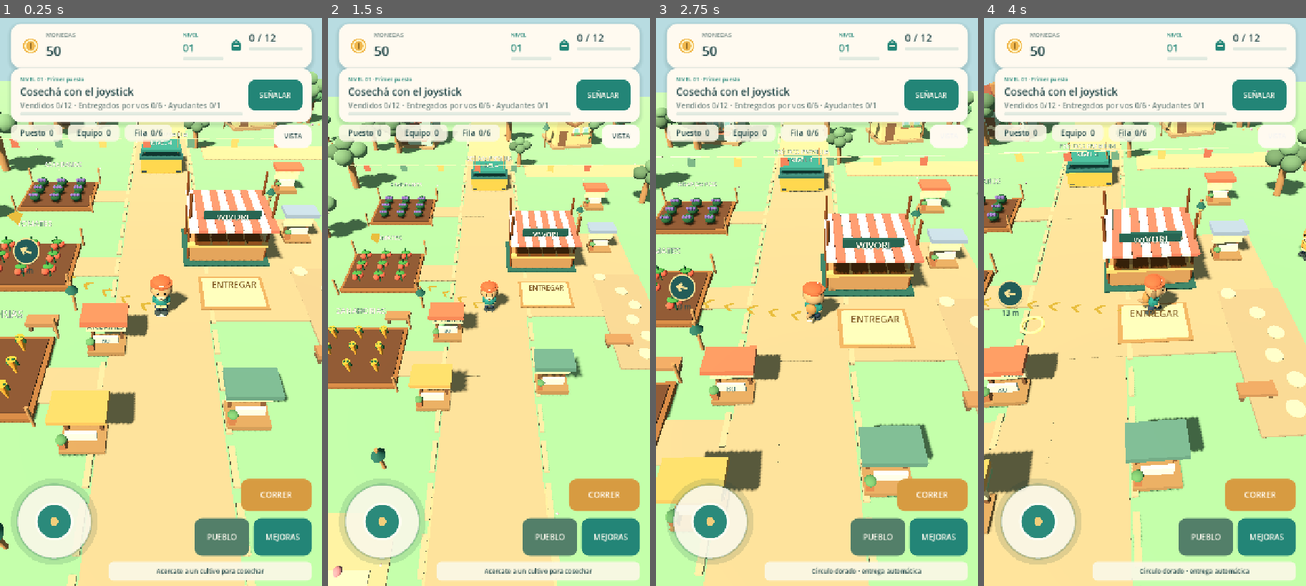
Above: before the commit, frames 1-4 (left to right).
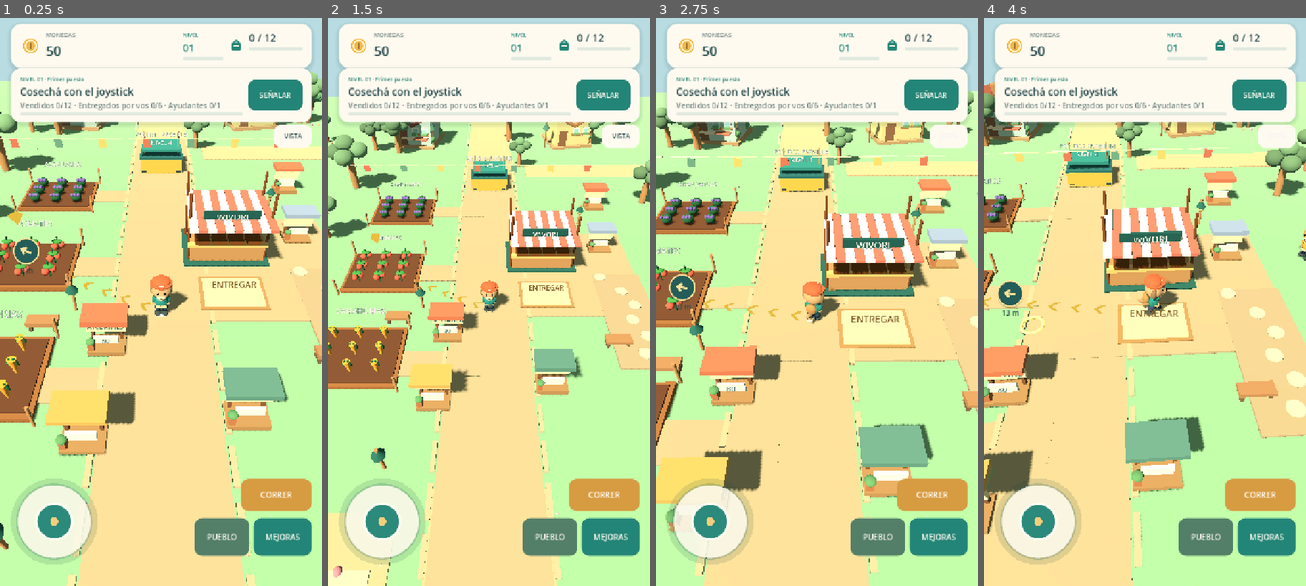
Above: after the commit, the same moments.

Repository: alejandropemamartinez-crypto/WivoriTrails
Game: Godot game, scene res://Main.tscn
Two runs of this game, one before a commit and one after it. Both use one fixed random seed, a clock stepped at 60 frames per second and the inputs below.
Inputs (mouse positions are in pixels of both pictures, inside the frame that each line leads up to):
- Up to frame 1 (0.25 s): no input
- Up to frame 2 (1.5 s): click "SEÑALAR" at 0.5 s; click "VISTA" at 1.25 s
- Up to frame 3 (2.75 s): tap Enter at 2 s; drag from (710, 523) to (849, 171) at 2.02 s
- Up to frame 4 (4 s): drag from (1080, 330) to (1128, 415) at 2.77 s; move the mouse to (1177, 171) at 3.52 s; hold D from 3.53 s (still down)

The runs differ from the first frame. In frame 1, 3.5% of the frame differs, in the area x 3-97%, y 18-100%; in frame 2, 3.5%; in frame 3, 3.5%; in frame 4, 3.5%.

Commit message:
Replace giant build list with compact horizontal village catalog, reveal more of gameplay

Diff:
--- a/scripts/hud.gd
+++ b/scripts/hud.gd
@@ -256,53 +256,54 @@
 	pad_panel.visible=false
 
 func build_town_controls() -> void:
-	# This panel replaces giant numbered discs with proper village building cards.
-	# The 3D village remains uncovered while exploring; only the city view shows it.
-	town_panel=panel(Color("#fff9ec"))
+	# Township-inspired compact horizontal catalog: the town stays on screen.
+	town_panel=panel(Color("#fff8e9"))
 	root.add_child(town_panel)
 	town_panel.anchor_left=0; town_panel.anchor_right=1
 	town_panel.anchor_top=1; town_panel.anchor_bottom=1
-	town_panel.offset_left=24; town_panel.offset_right=-24
-	town_panel.offset_top=-670; town_panel.offset_bottom=-178
-	var column:=VBoxContainer.new();column.add_theme_constant_override("separation",8)
+	town_panel.offset_left=20; town_panel.offset_right=-20
+	town_panel.offset_top=-345; town_panel.offset_bottom=-169
+	var column:=VBoxContainer.new(); column.add_theme_constant_override("separation",5)
 	town_panel.add_child(column)
-	var top:=HBoxContainer.new();column.add_child(top)
-	var title:=label("TU PUEBLO",23,INK); title.size_flags_horizontal=Control.SIZE_EXPAND_FILL
+	var top:=HBoxContainer.new()
+	top.add_theme_constant_override("separation",10)
+	column.add_child(top)
+	var title:=label("CONSTRUIR",20,INK)
+	title.size_flags_horizontal=Control.SIZE_EXPAND_FILL
 	top.add_child(title)
-	top.add_child(label("Arrastrá para explorar",14,MUTED))
-	town_description=label("Elegí un solar tocándolo en el mapa",16,MUTED)
-	town_description.autowrap_mode=TextServer.AUTOWRAP_WORD_SMART
+	top.add_child(label("Deslizá para ver más",13,MUTED))
+	town_description=label("Elegí un solar tocándolo en el mapa",15,MUTED)
+	town_description.clip_text=true
 	column.add_child(town_description)
 	var scroller:=ScrollContainer.new()
-	scroller.horizontal_scroll_mode=ScrollContainer.SCROLL_MODE_DISABLED
+	scroller.horizontal_scroll_mode=ScrollContainer.SCROLL_MODE_AUTO
+	scroller.vertical_scroll_mode=ScrollContainer.SCROLL_MODE_DISABLED
 	scroller.size_flags_vertical=Control.SIZE_EXPAND_FILL
 	column.add_child(scroller)
-	var listing:=VBoxContainer.new()
-	listing.size_flags_horizontal=Control.SIZE_EXPAND_FILL
-	listing.add_theme_constant_override("separation",7)
+	var listing:=HBoxContainer.new()
+	listing.add_theme_constant_override("separation",10)
 	scroller.add_child(listing)
 	for kind in ["house","cafe","depot","bakery","greenhouse","workshop","park","watchtower","mill"]:
 		var detail: Dictionary=g.town.TYPES[kind]
-		var card:=panel(Color("#f3eddb"))
-		var border:=style(Color("#f3eddb"),14)
-		border.content_margin_top=7; border.content_margin_bottom=7
+		var card:=panel(Color("#f0e8d5"))
+		card.custom_minimum_size=Vector2(186,0)
+		var border:=style(Color("#f0e8d5"),14)
+		border.content_margin_top=7; border.content_margin_bottom=6
+		border.content_margin_left=12; border.content_margin_right=12
 		card.add_theme_stylebox_override("panel",border)
 		listing.add_child(card)
-		var row:=HBoxContainer.new()
-		row.add_theme_constant_override("separation",10)
-		card.add_child(row)
-		var about:=VBoxContainer.new()
-		about.size_flags_horizontal=Control.SIZE_EXPAND_FILL
-		row.add_child(about)
-		var title_line:=label(detail["name"],17,INK)
-		title_line.clip_text=true
-		about.add_child(title_line)
-		var effect_line:=label(detail["benefit"],14,MUTED)
-		effect_line.clip_text=true
-		about.add_child(effect_line)
+		var stack:=VBoxContainer.new()
+		stack.add_theme_constant_override("separation",3)
+		card.add_child(stack)
+		var heading:=label(detail["name"],14,INK)
+		heading.clip_text=true
+		stack.add_child(heading)
+		var info:=label(detail["benefit"],12,MUTED)
+		info.clip_text=true
+		stack.add_child(info)
 		var buy:=button("%d" % detail["price"],TEAL,16)
-		buy.custom_minimum_size=Vector2(120,61)
-		row.add_child(buy)
+		buy.custom_minimum_size=Vector2(0,43)
+		stack.add_child(buy)
 		buy.pressed.connect(Callable(g,"_build_town").bind(kind))
 		town_choices[kind]=buy
 	town_panel.visible=false
@@ -391,9 +392,9 @@
 func refresh() -> void:
 	var city_mode: bool=g.town!=null and g.town.in_build_mode
 	mission_panel.visible=not city_mode
-	status_row.visible=not city_mode
+	status_row.visible=false
 	view_button.visible=not city_mode
-	footer_panel.visible=not city_mode
+	footer_panel.visible=false
 	g.input_stick.visible=not city_mode
 	run_button.visible=not city_mode
 	g.shop_button.visible=not city_mode
@@ -441,8 +442,8 @@
 	intercept_button.disabled=not g.run.can_intercept()
 	intercept_button.text="AHUYENTAR" if not intercept_button.disabled else "ACERCATE AL MAPACHE"
 	intercept_button.add_theme_font_size_override("font_size",19 if not intercept_button.disabled else 15)
-	pad_panel.offset_top=-550 if raiding else -458
-	pad_panel.offset_bottom=-408 if raiding else -316
+	pad_panel.offset_top=-475 if raiding else -400
+	pad_panel.offset_bottom=-347 if raiding else -272
 	g.event_label.offset_top=(-634 if raiding else -542) if pad_panel.visible else (-420 if raiding else -337)
 	g.event_label.offset_bottom=g.event_label.offset_top+72
 	wayfinder.visible=not city_mode
